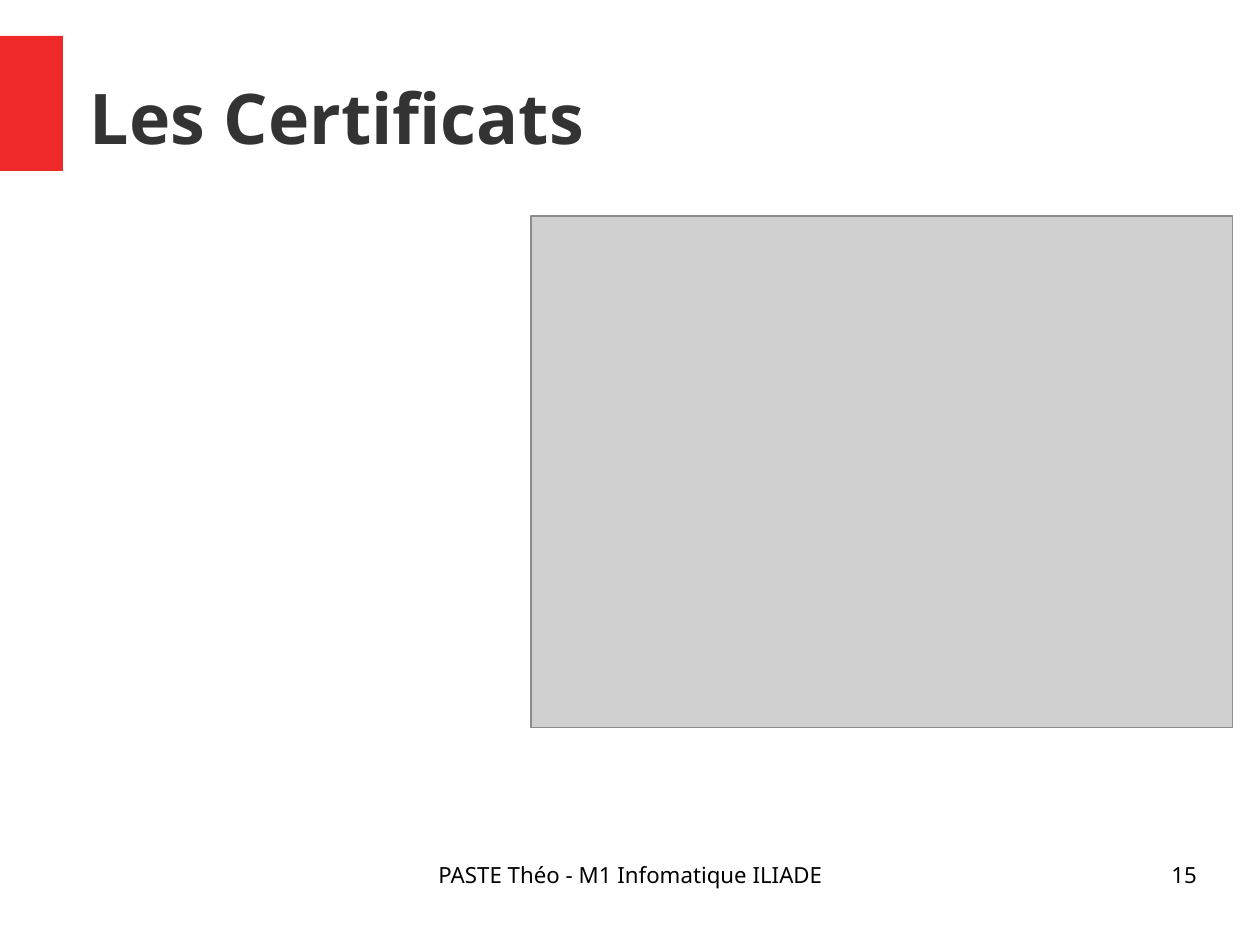
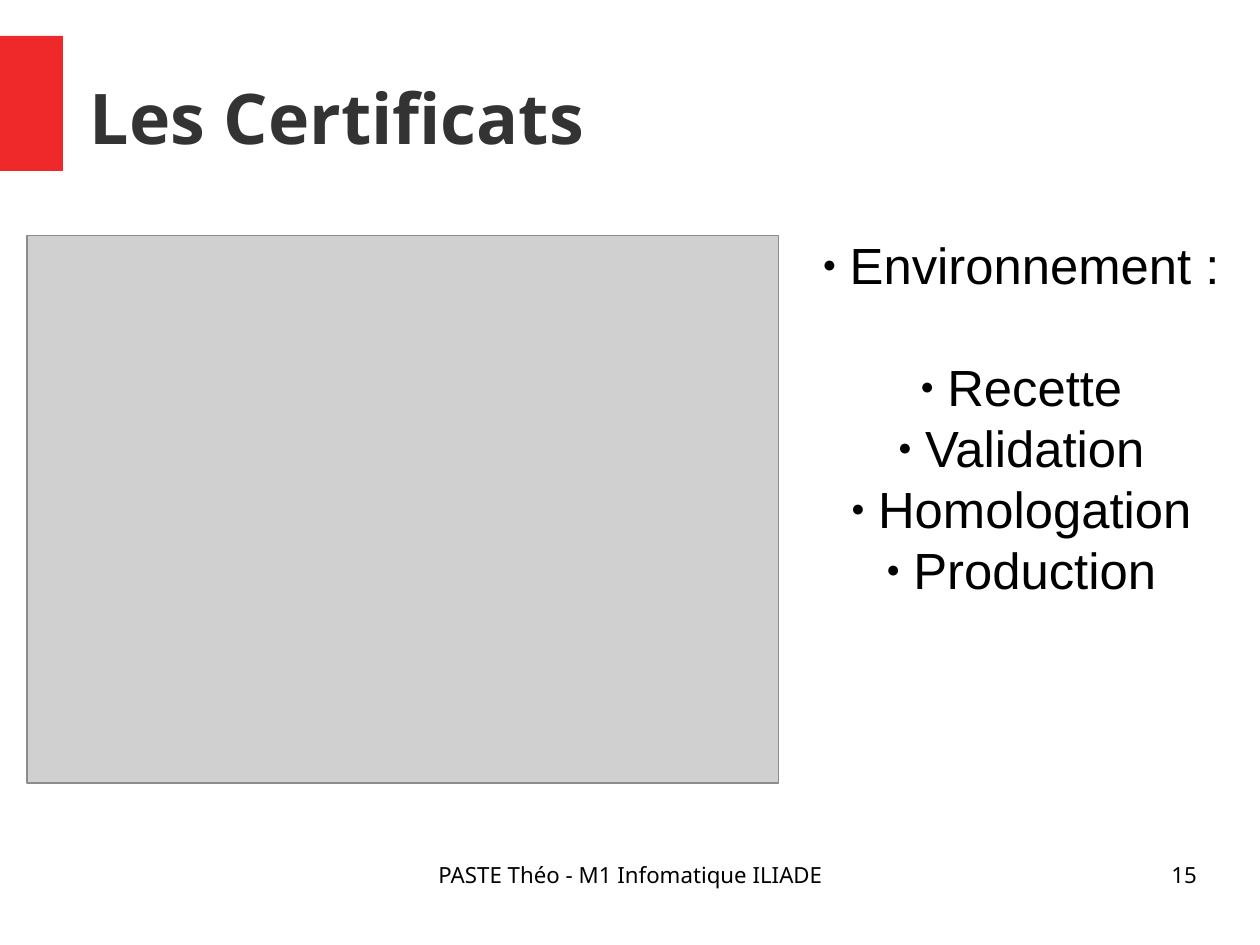
Before and after one commit to Narrateur/Rapport_de_Stage_M1, a slide deck: slide 15 of .gitbook/assets/Presentation_PASTE_Theo.odp. Drawn at 1260x945 pixels with LibreOffice and Linux fonts; fonts in the diff are those of the drawing; grey boxes stand for pictures. Boxes give left, top, right and bottom in pixels: in the first picture for what was removed or moved away, otherwise in the second. Text is boxed around its words. In the diff, an @@ line names an element or a change of style, - is before the commit and + after.

```diff
--- a/.gitbook/assets/Presentation_PASTE_Theo.odp
+++ b/.gitbook/assets/Presentation_PASTE_Theo.odp
@@ picture: place and size @@
-picture at (532, 216, 1234, 728)
+picture at (27, 236, 779, 783)
@@ subtitle added at (850, 247, 1192, 590), 32 pt, text #000000 @@
+● Environnement :
+● Recette
+● Validation
+● Homologation
+● Production
```
Also in this commit, not shown: 4 other slides changed, 1 other file.
